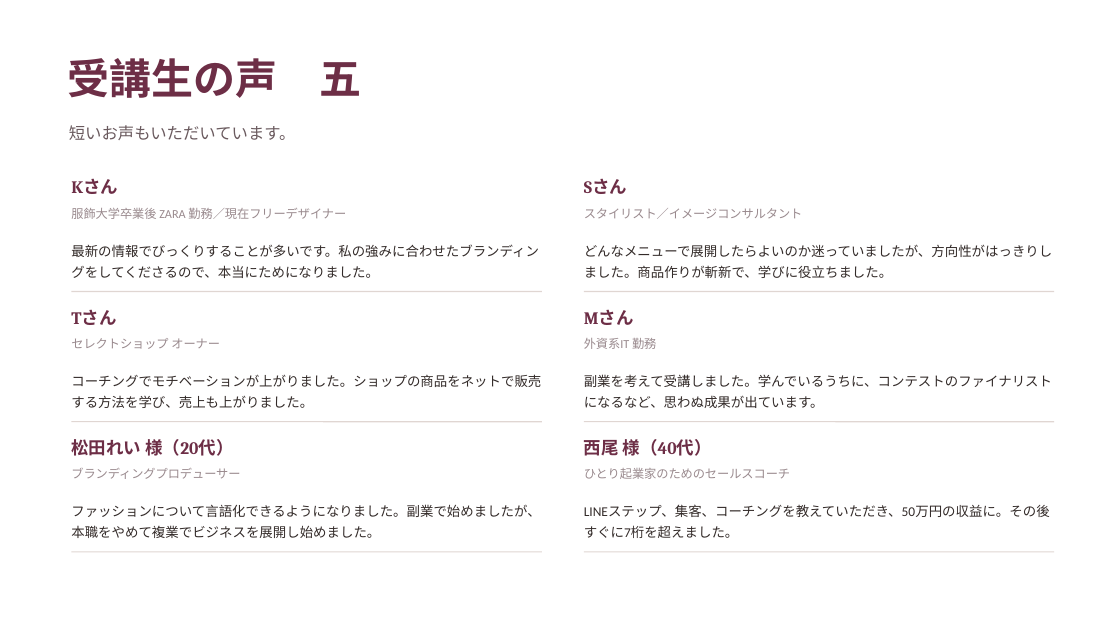
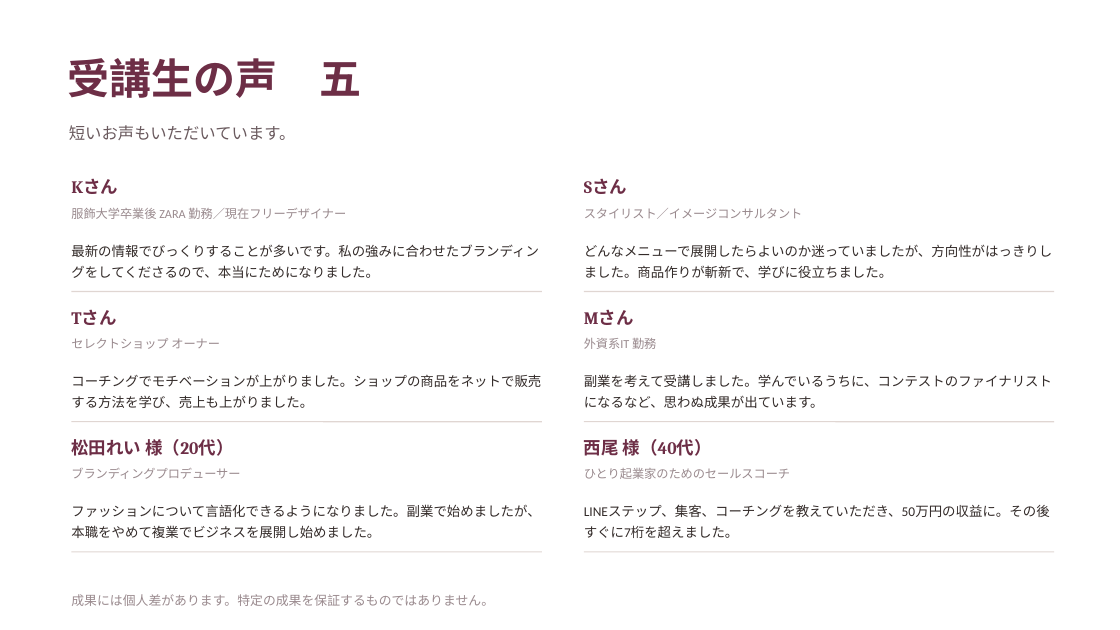
Before and after one commit to fashio17/potential-lamp, a slide deck: slide 11 of 運用/説明会/説明会_3コース_2026年10月期_v2.pptx. Drawn at 1120x630 pixels with LibreOffice and Linux fonts; fonts in the diff are those of the drawing. Boxes give left, top, right and bottom in pixels: in the first picture for what was removed or moved away, otherwise in the second. Text is boxed around its words. In the diff, an @@ line names an element or a change of style, - is before the commit and + after.

```diff
--- a/運用/説明会/説明会_3コース_2026年10月期_v2.pptx
+++ b/運用/説明会/説明会_3コース_2026年10月期_v2.pptx
@@ text added at bbox=[71, 594, 494, 606], 11 pt, text #9A8A8E @@
+成果には個人差があります。特定の成果を保証するものではありません。
```
Also in this commit, not shown: 11 other slides changed, 1 slide added, 13 other files.
